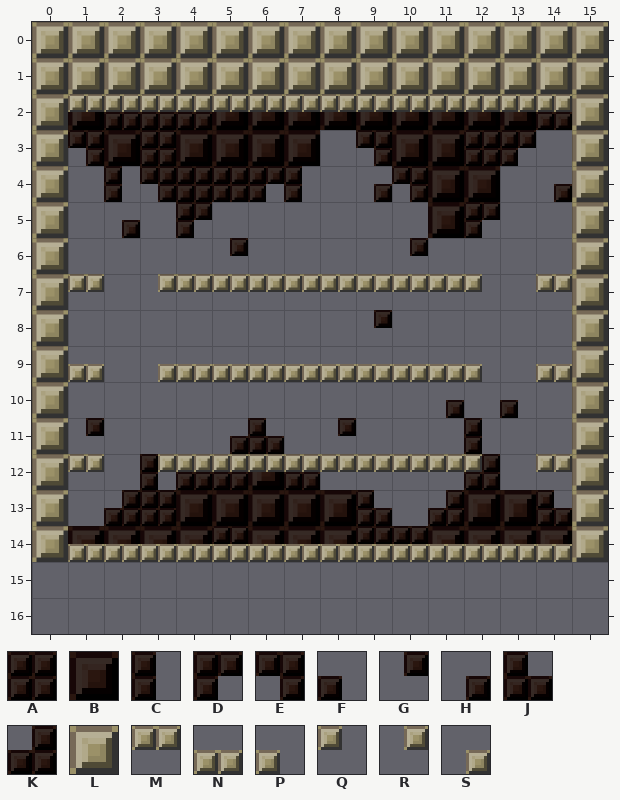
Tiled map, stored at Demo/assets/maps/01.tmx. The picture above is the old version.
Cells are 64x64 px. Shown: x 0..15, y 0..16.
Key: from "block_background": A 28, B 29, C 32, D 34, E 35, F 36, G 38, H 39, J 40, K 41; from "large": L 3, M 16, N 17, P 24, Q 25, R 26, S 27.
_ is an empty cell.
Layer "background" before, first column x 0:
 0 LLLLLLLLLLLLLLLL
 1 LLLLLLLLLLLLLLLL
 2 _BAAABBBBBBBBBA_
 3 _EBABBBB_EBBAD__
 4 __CEAADC_HEBB_H_
 5 __H_D______BD___
 6 _____G____G_____
 7 ________________
 8 _________G______
 9 ________________
10 ___________H_F__
11 _G___HJ_G___C___
12 ___CKKBJ____K___
13 __KABBBBBJ_KBBJ_
14 _BBBBABBBAABBBB_
15 ________________
16 ________________
Layer "Blocks" before, first column x 0:
 0 ________________
 1 ________________
 2 LMMMMMMMMMMMMMML
 3 L______________L
 4 L______________L
 5 L______________L
 6 L______________L
 7 LM_RMMMMMMMMQ_ML
 8 L______________L
 9 LN_SNNNNNNNNP_NL
10 L______________L
11 L______________L
12 LM_RMMMMMMMMQ_ML
13 L______________L
14 LNNNNNNNNNNNNNNL
15 ________________
16 ________________
New version:
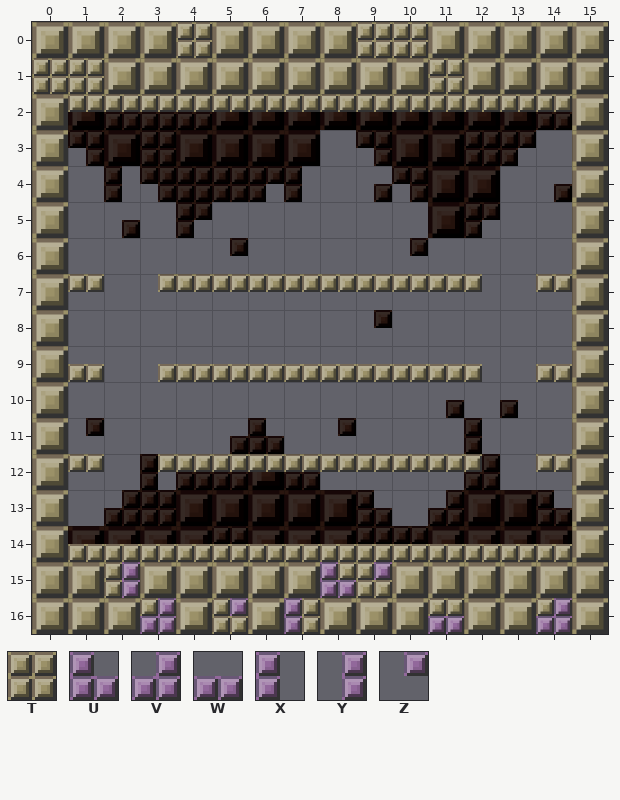
Further tiles: from "large": T 0, U 42, V 43, W 49, X 50, Y 51, Z 58.
Change:
Layer "background":
y 0: x 4 L -> T; x 9..10 LL -> TT
y 1: x 0..1 LL -> TT; x 11 L -> T
y 15: x 0..15 ________________ -> LLTLLLLLTTLLLLLL
y 16: x 0..15 ________________ -> LLLTLTLTLLLTLLTL
Layer "Blocks":
y 15: x 2 _ -> Y; x 8..9 __ -> UZ
y 16: x 3 _ -> V; x 5 _ -> Z; x 7 _ -> X; x 11 _ -> W; x 14 _ -> V
Changed places in both pictures, as pixel boxes (x1, y1, x2, y2):
changed: (176, 22, 212, 58)
changed: (356, 22, 464, 94)
changed: (32, 58, 104, 94)
added: (32, 562, 608, 634)
